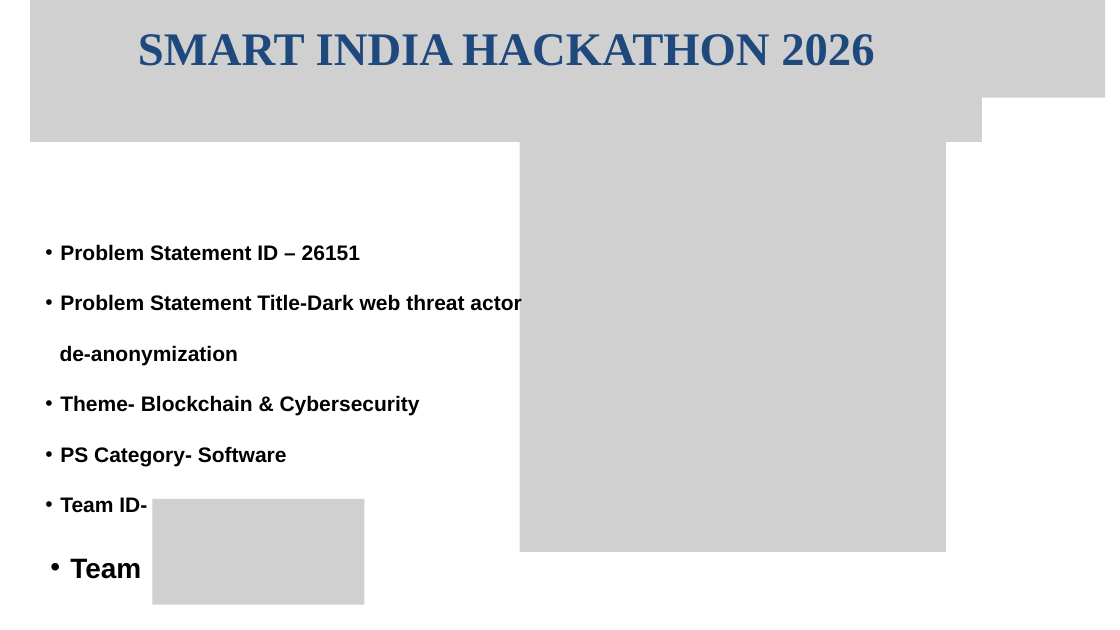
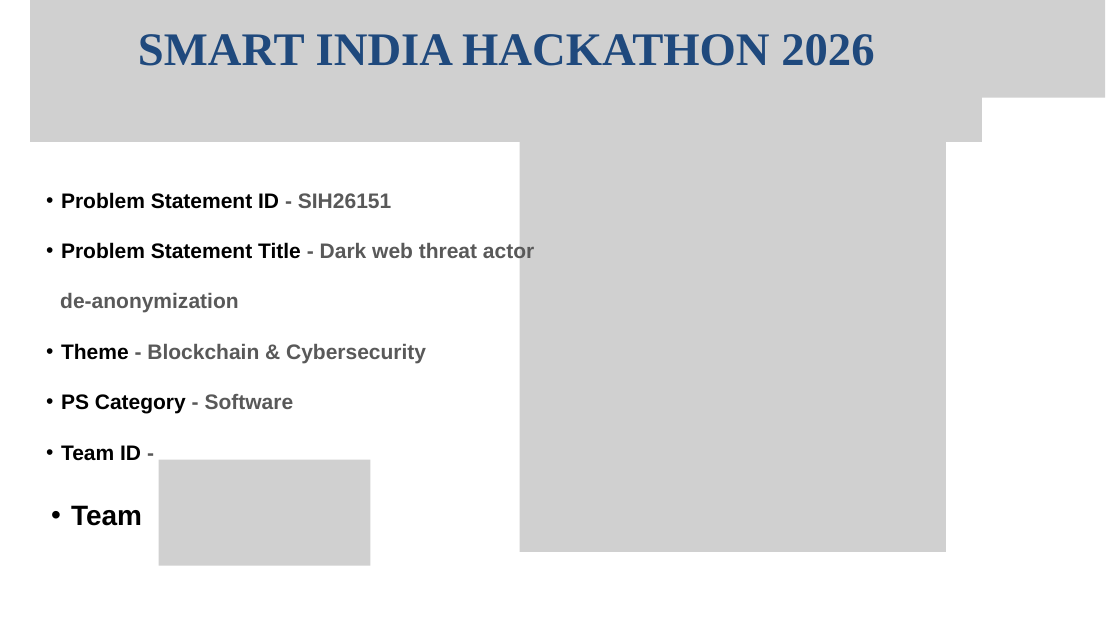
Before and after one commit to bhvym-sudo/DEIMOS, a slide deck: slide 1 of SIH presentation.pptx. Drawn at 1120x630 pixels with LibreOffice and Linux fonts; fonts in the diff are those of the drawing; grey boxes stand for pictures. Boxes give left, top, right and bottom in pixels: in the first picture for what was removed or moved away, otherwise in the second. Text is boxed around its words. In the diff, an @@ line names an element or a change of style, - is before the commit and + after.

```diff
--- a/SIH presentation.pptx
+++ b/SIH presentation.pptx
@@ text "Problem Statement ID - SIH26151": place and size @@
-text "Problem Statement ID - SIH26151" at [60, 244, 521, 579]
+text "Problem Statement ID - SIH26151" at [60, 192, 534, 526]
@@ text at [61, 192, 534, 262]: text changed @@
-  • Problem Statement ID – 26151
-  • Problem Statement Title-Dark web threat actor
+  • Problem Statement ID - SIH26151
+  • Problem Statement Title - Dark web threat actor
@@ text at [60, 293, 238, 313]: text colour #000000 to #595959 in "de-anonymization" @@
@@ text at [61, 343, 426, 461]: text changed; text colour #000000 to #595959 @@
-  • Theme- Blockchain & Cybersecurity
-  • PS Category- Software
-  • Team ID-
+  • Theme - Blockchain & Cybersecurity
+  • PS Category - Software
+  • Team ID -
@@ picture: place and size @@
-picture at [152, 499, 364, 605]
+picture at [158, 460, 370, 566]
```
Also in this commit, not shown: 2 other slides changed, 9 other files.
